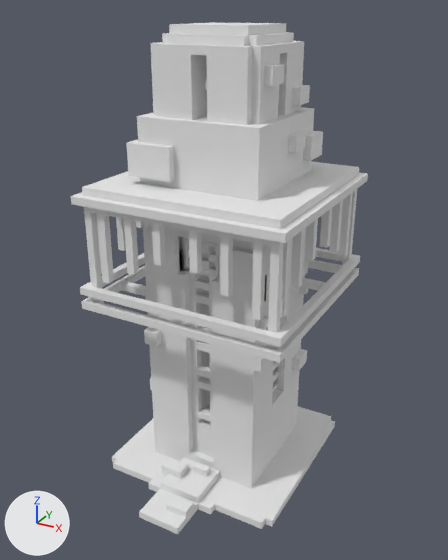
Renders of the OBJ model Assets/New/Assets/Voxel2/Small Building 02/Package/SmallBuilding02.obj from each side of a commit.
Before and after are seen from a 50 mm lens placed at (3.7, -6.56, 6.17), pointed at (0.08, 0.03, 2.88). Lighting does not change. The marker at lower left points along +X, +Y and +Z. The first picture is the older version. Where no turn or scale is listed for an object, it has been applied to the vertices.

The first picture shows 'Untitled'.
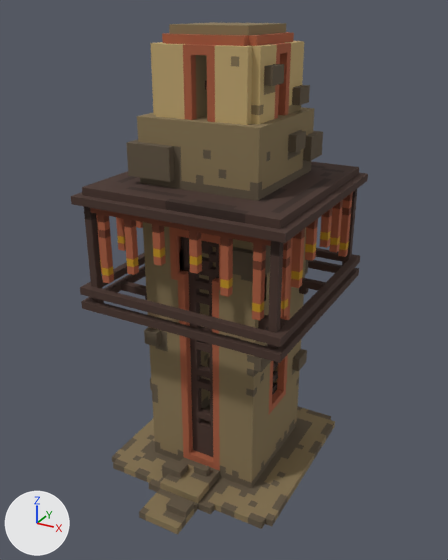
The change in detail:
Picture 'SmallBuilding02.png' (img_smallbuilding02_png) is new.
In material 'palette' (mat_palette), base_color is no longer (0.8, 0.8, 0.8), white #e7e7e7.
In material 'palette' (mat_palette), texture is now set to img_smallbuilding02_png.

Changed parts and their boxes [x1, y1, x2, y2] in the pictures (448 x 560 px):
'Untitled', surface changed (white to brown): [71, 23, 368, 534] in both
